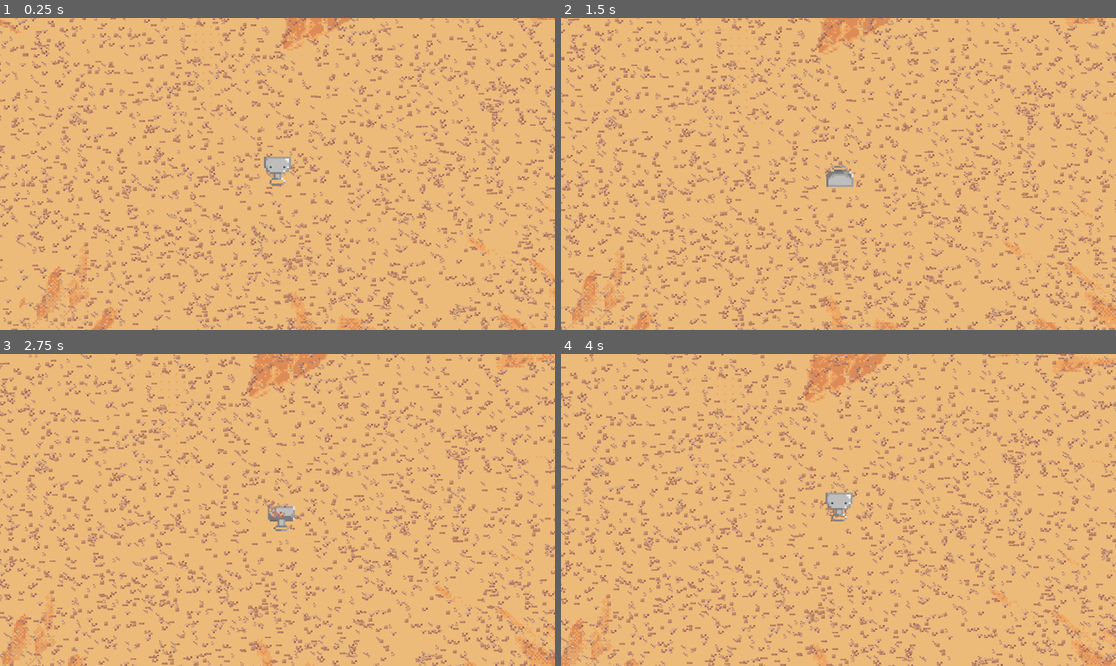
Above: before the commit, frames 1-4 (two rows, left to right).
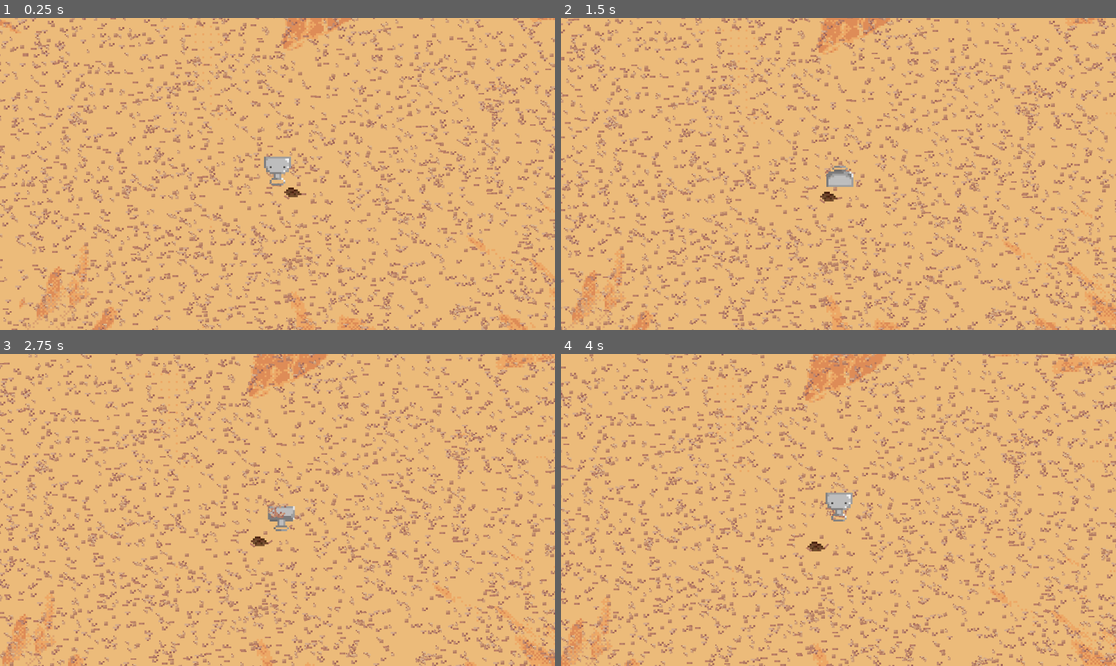
Above: after the commit, the same moments.

Repository: pmartin1/palita_github_repository
Game: Godot game, scene res://scenes/juego.tscn
Same seed, same stepped clock (60 frames per second), same inputs: the game is played once before the commit and once after it.
Inputs (mouse positions are in pixels of both pictures, inside the frame that each line leads up to):
- Up to frame 1 (0.25 s): no input
- Up to frame 2 (1.5 s): tap Enter at 0.5 s; move the mouse to (960, 158) at 0.52 s; press the mouse at (960, 158) at 0.53 s; move the mouse to (727, 189) at 1.27 s; release the mouse at (727, 189) at 1.28 s; right-click (727, 189) at 1.35 s
- Up to frame 3 (2.75 s): click (166, 525) at 1.55 s; move the mouse to (333, 441) at 2.02 s; press the mouse at (333, 441) at 2.03 s
- Up to frame 4 (4 s): move the mouse to (810, 572) at 2.77 s; release the mouse at (810, 572) at 2.78 s; click (810, 572) at 2.85 s; move the mouse to (1005, 556) at 3.52 s; hold Right mouse button (toggle_crouch) from 3.53 s (still down); click (1005, 556) at 3.8 s

The runs differ from the first frame. In frame 1, less than 0.1% of the frame differs, in the area x 51-56%, y 54-78%; in frame 2, less than 0.1%; in frame 3, 0.1%; in frame 4, 0.1%, in the area x 44-85%, y 18-86%.

Commit message:
planta+pequeño fix mov
las plantas no crecen

Diff:
--- a/scenes/jugador.tscn
+++ b/scenes/jugador.tscn
@@ -573,29 +573,36 @@
 collision_mask = 2
 
 [node name="collsh_standing" type="CollisionShape2D" parent="push_area"]
+visible = false
 position = Vector2(0, 0.035)
 shape = SubResource("RectangleShape2D_lhlt4")
 
 [node name="AnimatedSprite2D" type="AnimatedSprite2D" parent="."]
 position = Vector2(0, -3)
 sprite_frames = SubResource("SpriteFrames_smehm")
-animation = &"crouch_idle"
+animation = &"walkN"
 autoplay = "idle"
+frame = 6
+frame_progress = 0.838034
 
 [node name="collpol_crouchN" type="CollisionPolygon2D" parent="."]
+visible = false
 position = Vector2(-2, -11)
 rotation = 3.14159
 polygon = PackedVector2Array(-9, -4, -8, -7, -7.99995, -11, 4.00005, -11, 4, -7, 5, -4, 5, -12, -9, -12)
 
 [node name="collpol_crouchS" type="CollisionPolygon2D" parent="."]
+visible = false
 position = Vector2(2, 4)
 polygon = PackedVector2Array(-9, -4, -8, -7, -8, -11, 4, -11, 4, -7, 5, -4, 5, -12, -9, -12)
 
 [node name="collpol_crouchE" type="CollisionPolygon2D" parent="."]
+visible = false
 position = Vector2(-1, 4)
 polygon = PackedVector2Array(7, -4, 5, -5, -3, -5, 1, -11, 9, -11, 8, -12, 0, -12, -6, -4)
 
 [node name="collpol_crouchO" type="CollisionPolygon2D" parent="."]
+visible = false
 position = Vector2(1, -11)
 rotation = -3.14159
 polygon = PackedVector2Array(6.99999, -3.00003, 7.99998, -4.00004, 0.999982, -4, -3.00004, -9.99999, 4.99996, -10, 5.99995, -11, -5.00005, -11, -1.33514e-05, -3)
--- a/scenes/planta.tscn
+++ b/scenes/planta.tscn
@@ -1,49 +1,33 @@
-[gd_scene load_steps=14 format=3 uid="uid://ymg4xr4l5u6v"]
+[gd_scene load_steps=10 format=3 uid="uid://biva5a2pmxany"]
 
-[ext_resource type="Texture2D" uid="uid://ce8w84s2w665p" path="res://assets/sprites/plantas prueba.png" id="1_6mien"]
-[ext_resource type="Script" uid="uid://djgb4n4246ean" path="res://scripts/planta.gd" id="2_jgb6y"]
+[ext_resource type="Script" uid="uid://dmteus8fkpmy0" path="res://scripts/planta.gd" id="1_jgb6y"]
+[ext_resource type="Texture2D" uid="uid://ce8w84s2w665p" path="res://assets/sprites/plantas prueba.png" id="2_xn2fm"]
 
-[sub_resource type="AtlasTexture" id="AtlasTexture_jgb6y"]
-atlas = ExtResource("1_6mien")
+[sub_resource type="AtlasTexture" id="AtlasTexture_fqqf3"]
+atlas = ExtResource("2_xn2fm")
 region = Rect2(0, 0, 16, 16)
 
-[sub_resource type="AtlasTexture" id="AtlasTexture_xn2fm"]
-atlas = ExtResource("1_6mien")
+[sub_resource type="AtlasTexture" id="AtlasTexture_l7v54"]
+atlas = ExtResource("2_xn2fm")
 region = Rect2(16, 0, 16, 16)
 
-[sub_resource type="AtlasTexture" id="AtlasTexture_fqqf3"]
-atlas = ExtResource("1_6mien")
+[sub_resource type="AtlasTexture" id="AtlasTexture_gwxyx"]
+atlas = ExtResource("2_xn2fm")
 region = Rect2(32, 0, 16, 16)
 
-[sub_resource type="AtlasTexture" id="AtlasTexture_l7v54"]
-atlas = ExtResource("1_6mien")
+[sub_resource type="AtlasTexture" id="AtlasTexture_topu5"]
+atlas = ExtResource("2_xn2fm")
 region = Rect2(48, 0, 16, 16)
 
-[sub_resource type="AtlasTexture" id="AtlasTexture_gwxyx"]
-atlas = ExtResource("1_6mien")
+[sub_resource type="AtlasTexture" id="AtlasTexture_3vi7p"]
+atlas = ExtResource("2_xn2fm")
 region = Rect2(64, 0, 16, 16)
 
-[sub_resource type="AtlasTexture" id="AtlasTexture_topu5"]
-atlas = ExtResource("1_6mien")
-region = Rect2(16, 16, 16, 16)
-
-[sub_resource type="AtlasTexture" id="AtlasTexture_3vi7p"]
-atlas = ExtResource("1_6mien")
-region = Rect2(32, 16, 16, 16)
-
-[sub_resource type="AtlasTexture" id="AtlasTexture_5hplj"]
-atlas = ExtResource("1_6mien")
-region = Rect2(48, 16, 16, 16)
-
-[sub_resource type="AtlasTexture" id="AtlasTexture_tbsjn"]
-atlas = ExtResource("1_6mien")
-region = Rect2(64, 16, 16, 16)
-
-[sub_resource type="SpriteFrames" id="SpriteFrames_ggisn"]
+[sub_resource type="SpriteFrames" id="SpriteFrames_5hplj"]
 animations = [{
 "frames": [{
 "duration": 1.0,
-"texture": SubResource("AtlasTexture_jgb6y")
+"texture": SubResource("AtlasTexture_fqqf3")
 }],
 "loop": true,
 "name": &"p1_lvl0",
@@ -83,59 +67,30 @@
 }, {
 "frames": [{
 "duration": 1.0,
-"texture": SubResource("AtlasTexture_jgb6y")
+"texture": SubResource("AtlasTexture_fqqf3")
 }],
 "loop": true,
 "name": &"p2_lvl0",
 "speed": 5.0
-}, {
-"frames": [{
-"duration": 1.0,
-"texture": SubResource("AtlasTexture_topu5")
-}],
-"loop": true,
-"name": &"p2_lvl1",
-"speed": 5.0
-}, {
-"frames": [{
-"duration": 1.0,
-"texture": SubResource("AtlasTexture_3vi7p")
-}],
-"loop": true,
-"name": &"p2_lvl2",
-"speed": 5.0
-}, {
-"frames": [{
-"duration": 1.0,
-"texture": SubResource("AtlasTexture_5hplj")
-}],
-"loop": true,
-"name": &"p2_lvl3",
-"speed": 5.0
-}, {
-"frames": [{
-"duration": 1.0,
-"texture": SubResource("AtlasTexture_tbsjn")
-}],
-"loop": true,
-"name": &"p2_lvl4",
-"speed": 5.0
 }]
 
-[sub_resource type="CircleShape2D" id="CircleShape2D_xn2fm"]
-radius = 4.12311
+[sub_resource type="CircleShape2D" id="CircleShape2D_tbsjn"]
+radius = 4.0
 
-[node name="planta" type="AnimatedSprite2D"]
-sprite_frames = SubResource("SpriteFrames_ggisn")
+[node name="planta" type="RigidBody2D"]
+collision_layer = 3
+gravity_scale = 0.0
+script = ExtResource("1_jgb6y")
+
+[node name="sprite" type="AnimatedSprite2D" parent="."]
+position = Vector2(0, -5)
+sprite_frames = SubResource("SpriteFrames_5hplj")
 animation = &"p2_lvl0"
-script = ExtResource("2_jgb6y")
 
-[node name="Area2D" type="Area2D" parent="."]
+[node name="collsh" type="CollisionShape2D" parent="."]
+shape = SubResource("CircleShape2D_tbsjn")
 
-[node name="area_collsh" type="CollisionShape2D" parent="Area2D"]
-position = Vector2(0, 4)
-shape = SubResource("CircleShape2D_xn2fm")
+[node name="area" type="Area2D" parent="."]
 
-[node name="grown_collsh" type="CollisionShape2D" parent="."]
-position = Vector2(0, 4)
-shape = SubResource("CircleShape2D_xn2fm")
+[node name="area_collsh" type="CollisionShape2D" parent="area"]
+shape = SubResource("CircleShape2D_tbsjn")
--- a/scripts/juego.gd
+++ b/scripts/juego.gd
@@ -12,3 +12,12 @@
 		var rand_y = randf_range(-150, 150)
 		mugre.global_position = Vector2(rand_x, rand_y)
 		add_child(mugre)
+
+	var PlantaScene = preload("res://scenes/planta.tscn")
+
+	for i in range(1):
+		var planta = PlantaScene.instantiate()  # ✅ Create an instance
+		var rand_x = randf_range(-10, 10)
+		var rand_y = randf_range(-10, 10)
+		planta.global_position = Vector2(rand_x, rand_y)
+		add_child(planta)
--- a/scripts/movimiento_jugador.gd
+++ b/scripts/movimiento_jugador.gd
@@ -13,6 +13,7 @@
 var prev_cardinal: String = get_direction_cardinal()
 var new_cardinal: String = get_direction_cardinal()
 var dir_cardinal: String = get_direction_cardinal()
+var distance = position.distance_to(mov_target)
 
 # estados
 var is_clicking := false
@@ -123,7 +124,7 @@
 		update_coll_mode("standing")
 
 	# Ejecutar movimiento
-	var distance = position.distance_to(mov_target)
+	distance = position.distance_to(mov_target)
 	if distance > 8: # Para evitar que el personaje se mueva raro cuando el mouse esta muy cerca
 		velocity.x = mov_direction.x * speed * 1.5 # por vista isométrica
 		velocity.y = mov_direction.y * speed
@@ -139,17 +140,28 @@
 
 
 func animacion_jugador_walking():
+	distance = position.distance_to(mov_target)
+
 	if crouching:
-		var crouch_dir = "crouch" + dir_cardinal
-		if $AnimatedSprite2D.animation != crouch_dir:
-			$AnimatedSprite2D.play(crouch_dir)
+		if distance > 8:
+			var crouch_dir = "crouch" + dir_cardinal
+			if $AnimatedSprite2D.animation != crouch_dir:
+				$AnimatedSprite2D.play(crouch_dir)
+		else:
+			if $AnimatedSprite2D.animation != "crouch_idle":
+				$AnimatedSprite2D.play("crouch_idle")
 		$AnimatedSprite2D.z_index = 0 # Show sprite below objects
+
 
 	else:
 		# Selección de sprite según dirección cardinal
-		var walk_dir = "walk" + dir_cardinal
-		if $AnimatedSprite2D.animation != walk_dir:
-			$AnimatedSprite2D.play(walk_dir)
+		if distance > 8:
+			var walk_dir = "walk" + dir_cardinal
+			if $AnimatedSprite2D.animation != walk_dir:
+				$AnimatedSprite2D.play(walk_dir)
+		else:
+			if $AnimatedSprite2D.animation != "idle":
+				$AnimatedSprite2D.play("idle")
 		$AnimatedSprite2D.z_index = 3 # Show sprite above objects
 
 
--- a/scripts/planta.gd
+++ b/scripts/planta.gd
@@ -1,15 +1,19 @@
-extends AnimatedSprite2D
+extends RigidBody2D
 
 var rand
 var nplanta = 1
 var level = 0
+var final_seed_level = 4
 
 func _ready() -> void:
 	randomize()
 	nplanta = randi_range(1, 2)
-	var animacion = "p" + nplanta + "_lvl" + level # Esto funciona pq las variables nplanta y level son dinamicas
-
 
 func crecimiento():
-	self.play("animacion")
-	pass
+	if level == final_seed_level:
+		return
+	while level <= final_seed_level:
+		await get_tree().create_timer(5.0).timeout
+		level += 1
+		var animacion = "p" + nplanta + "_lvl" + level # Esto funciona pq las variables nplanta y level son dinamicas
+		$sprite.play("animacion")
Not shown: 4 places in scenes/planta.tscn that only renumber resources
Not shown, changed: scripts/planta.gd.uid
